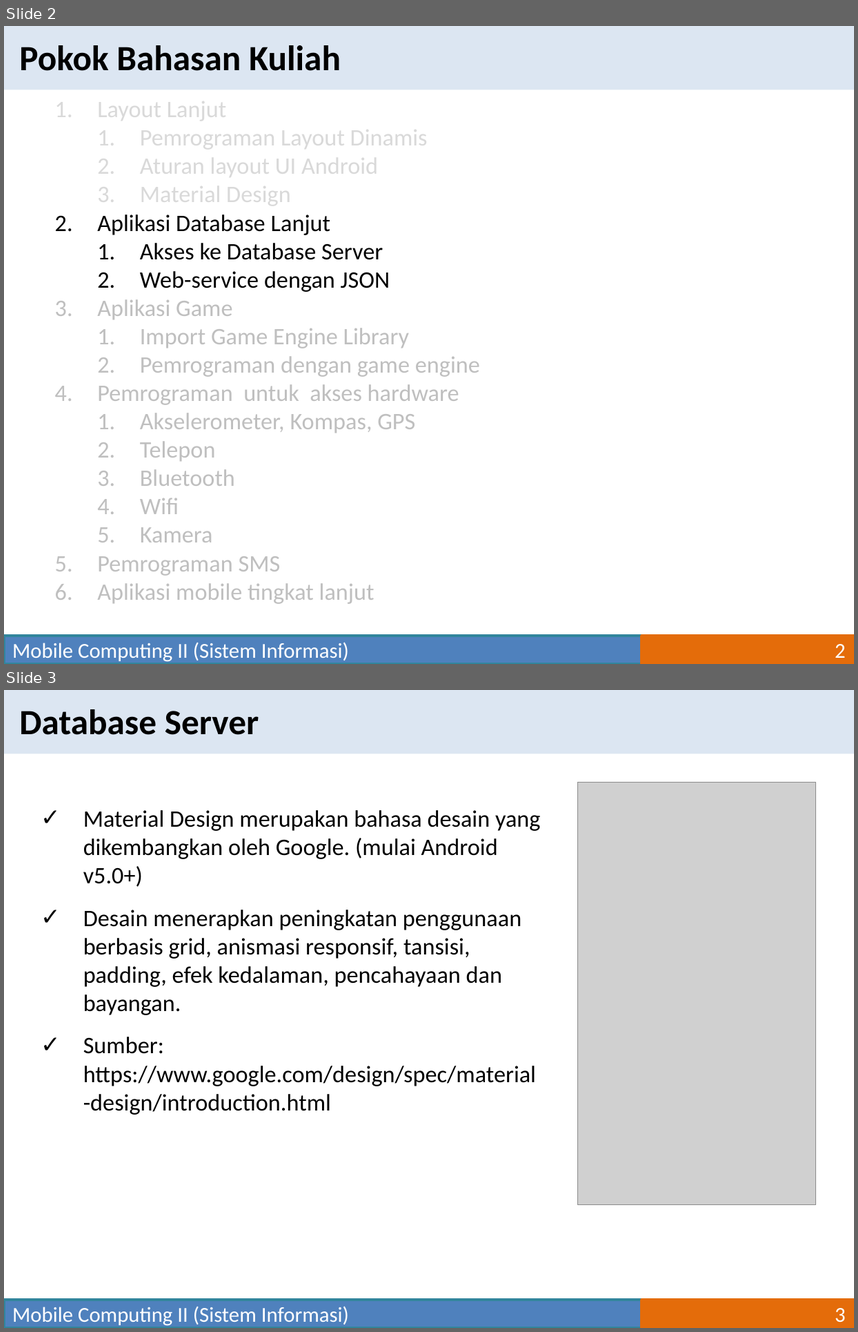
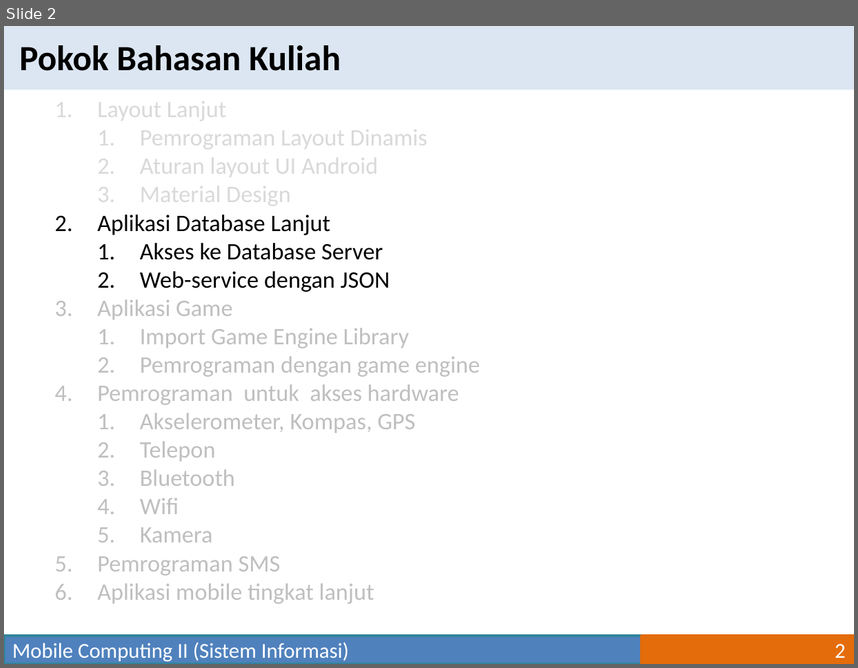
Before and after one commit to mpriyonots/Mobile-Computing-II, a slide deck: materi/Mobile Computing II-06.pptx. Shown one above the other, each under a label of ours: slides 2 and 3 before the commit, slide 2 after it. The pictures are 858x1332 and 858x668 pixels, drawn with LibreOffice and Linux fonts; fonts in the diff are those of the drawing; grey boxes stand for pictures. Boxes give left, top, right and bottom in pixels: in the first picture for what was removed or moved away, otherwise in the second. Text is boxed around its words. In the diff, an @@ line names an element or a change of style, - is before the commit and + after.

```diff
--- a/materi/Mobile Computing II-06.pptx
+++ b/materi/Mobile Computing II-06.pptx
@@ slide 3 removed at [4, 690, 854, 1328], background #FFFFFF @@
@@ rectangle removed at [4, 690, 854, 753] @@
@@ text removed at [19, 709, 259, 735] @@
-Database Server
@@ picture removed at [578, 782, 816, 1204] @@
@@ text removed at [83, 810, 541, 1114] @@
-✓ Material Design merupakan bahasa desain yang dikembangkan oleh Google. (mulai Android v5.0+)
-✓ Desain menerapkan peningkatan penggunaan berbasis grid, anismasi responsif, tansisi, padding, efek kedalaman, pencahayaan dan bayangan.
-✓ Sumber: https://www.google.com/design/spec/material-design/introduction.html
@@ rectangle removed at [4, 1299, 642, 1328] @@
-Mobile Computing II (Sistem Informasi)
@@ page number removed at [642, 1299, 854, 1328] @@
-3
```
Also in this commit, not shown: 8 slides added, 1 other file.
